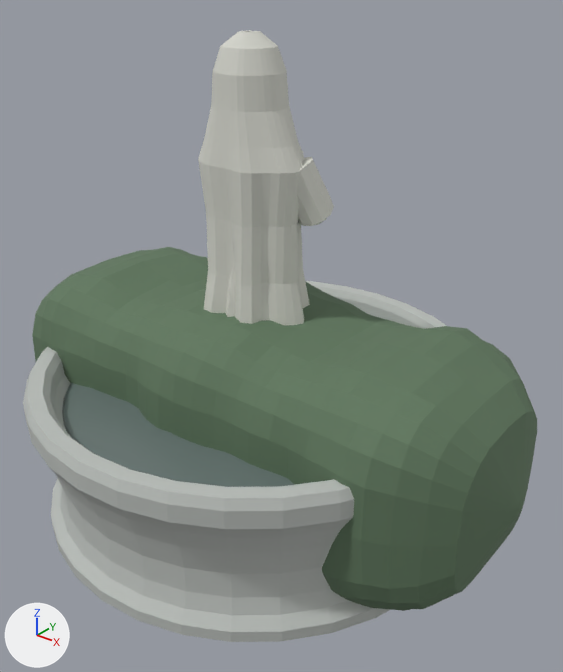
An edit to the FBX model Assets/ChurchGarden/Models/ChurchGarden3D.fbx, drawn before and after from the same camera.
Before and after are seen from a 50 mm lens placed at (1.6, -1.86, 1.84), pointed at (0.11, 0.0, 0.69). Arrows for +X, +Y and +Z are at lower left; the lights stay in place. The first picture is the older version. Where no turn or scale is listed for an object, it has been applied to the vertices.

The first picture shows 'GEO_FountainStone', 'GEO_FountainWater', 'GEO_HedgeSegment', 'GEO_MaryStatue'.
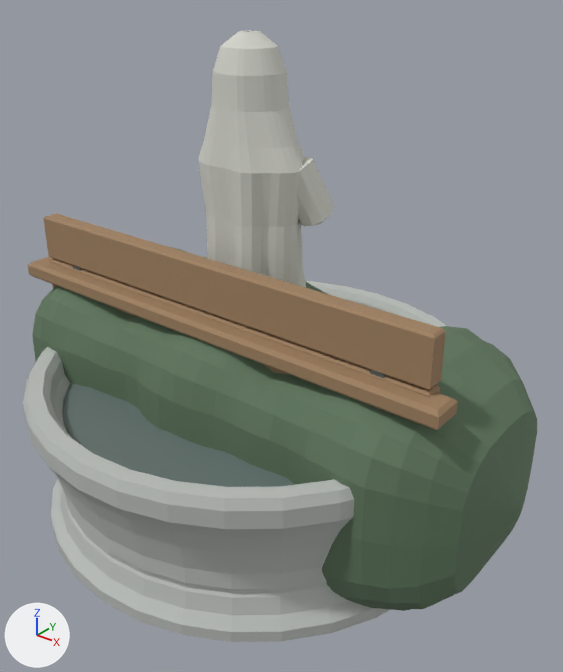
Where the change shows, as pixel boxes (x1, y1, x2, y2) in the pictures (563 x 672 px):
'GEO_Bench', added
    after: (28, 213, 458, 430)
    faces in mat_mat_gardentimber (brown #a08161): (28, 213, 458, 430)

What the commit changed:
Material 'MAT_GardenTimber' (mat_mat_gardentimber) is new.
Its base color is (0.35, 0.22, 0.12) (brown #a08161).
Its roughness is 0.84.
Mesh me_geo_bench is new.
It has 656 vertices, 534 faces and spans x -0.86..0.86, y -0.31..0.21, z 0.0..1.0.
Faces by material slot: [112, 422].
It uses material mat_mat_gardentimber (brown #a08161).
It uses material mat_mat_gardenmetal (dark grey #575d5b).
Object 'GEO_Bench' (ob_geo_bench) is new; it shows me_geo_bench.
Its location is (0.0, 0.0, 0.0).
